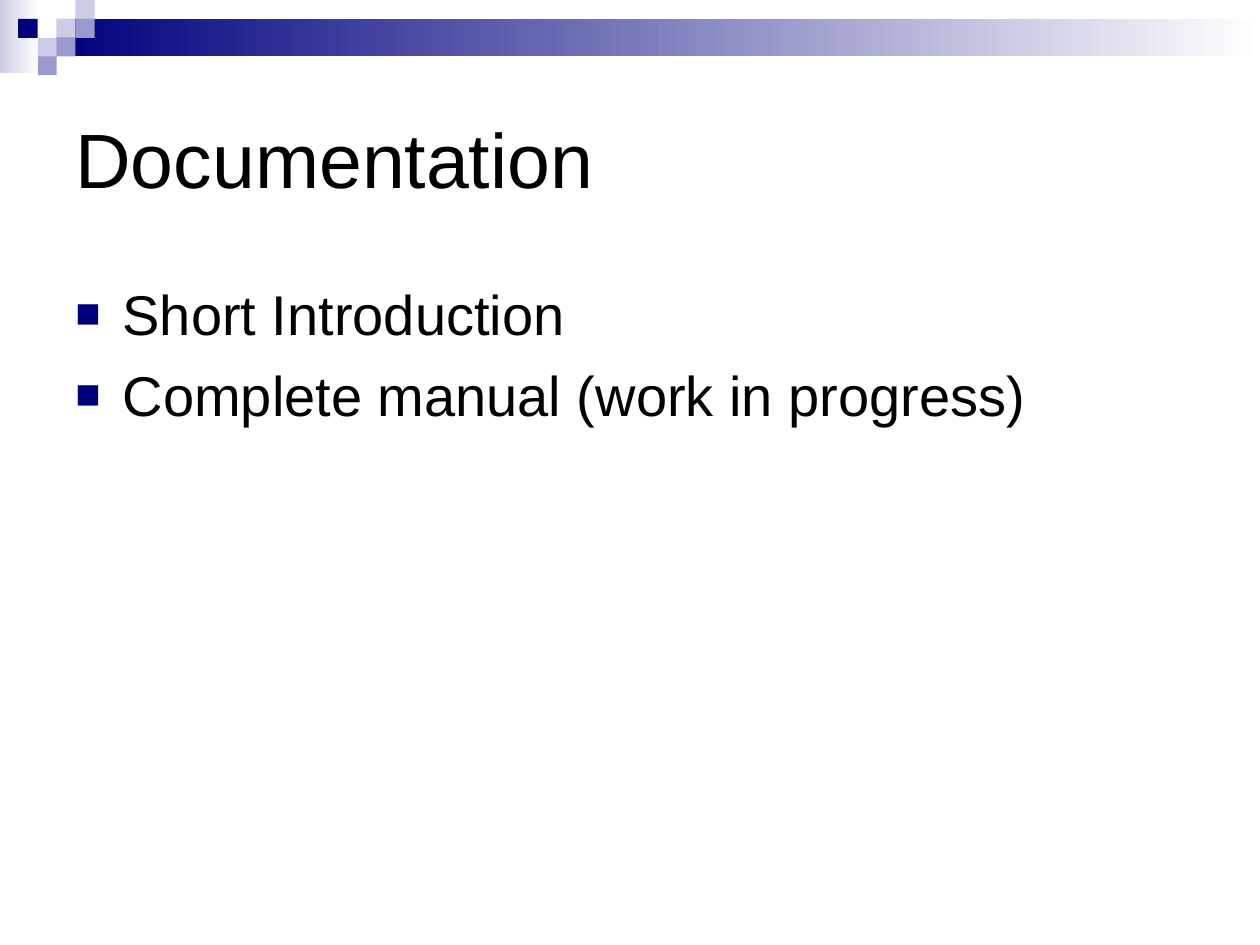
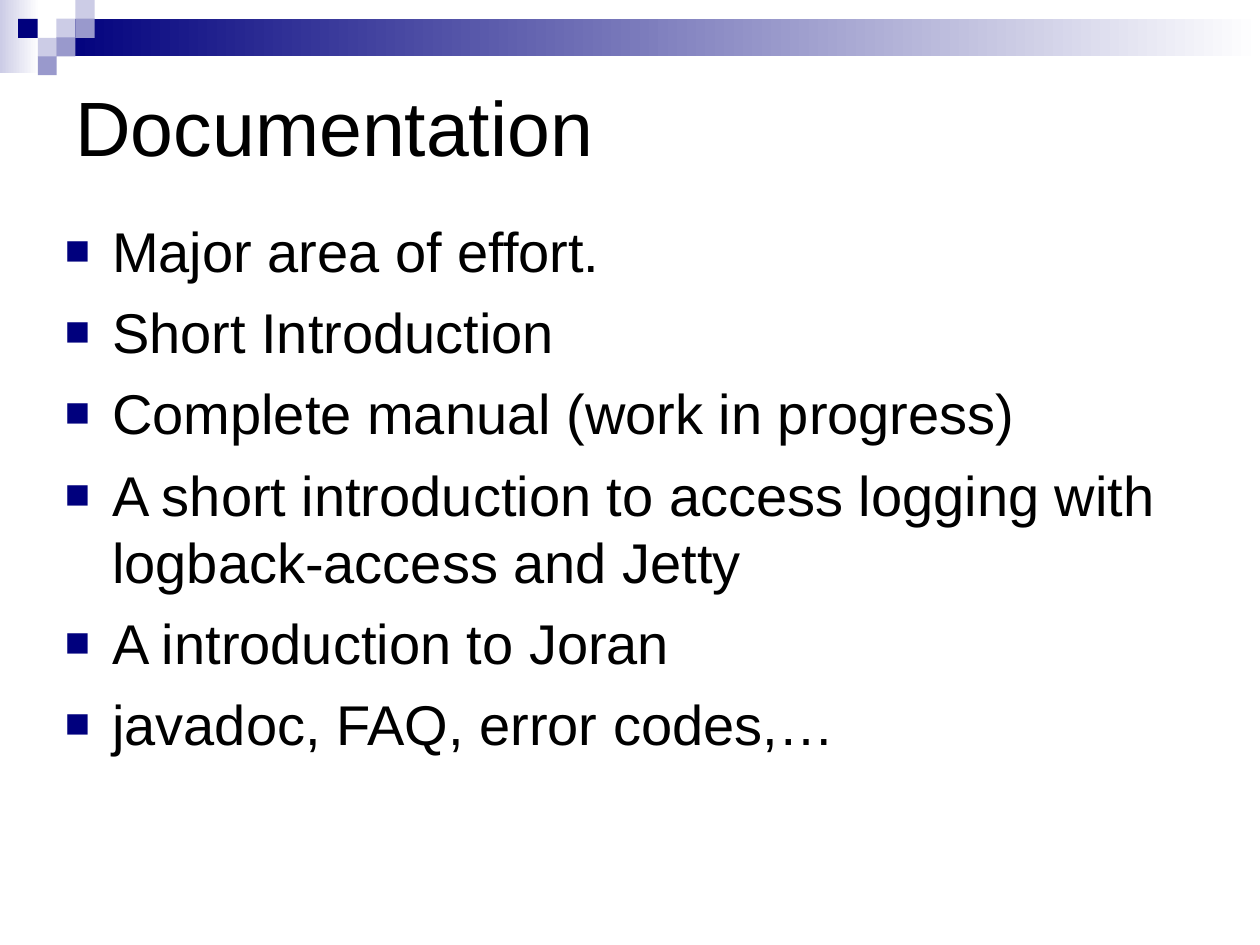
Before and after one commit to qos-ch/logback, a slide deck: slide 14 of logback-site/src/site/resources/10reasons.ppt (slide 13 before the commit). Drawn at 1260x945 pixels with LibreOffice and Linux fonts; fonts in the diff are those of the drawing; background and template pictures are left out. Boxes give left, top, right and bottom in pixels: in the first picture for what was removed or moved away, otherwise in the second. Text is boxed around its words. In the diff, an @@ line names an element or a change of style, - is before the commit and + after.

```diff
--- a/logback-site/src/site/resources/10reasons.ppt
+++ b/logback-site/src/site/resources/10reasons.ppt
@@ title "Documentation": place and size @@
-title "Documentation" at (75, 132, 593, 189)
+title "Documentation" at (75, 100, 593, 157)
@@ text "Major area of effort.": place and size @@
-text "Major area of effort." at (123, 294, 1025, 427)
+text "Major area of effort." at (112, 231, 1155, 756)
@@ text at (112, 231, 599, 283): paragraph added @@
+■ Major area of effort.
@@ text at (112, 475, 1155, 756): paragraphs added @@
+■ A short introduction to access logging with logback-access and Jetty
+■ A introduction to Joran
+■ javadoc, FAQ, error codes,…
```
Also in this commit, not shown: 12 other slides changed, 4 slides added, 1 slide removed, 2 other files.
